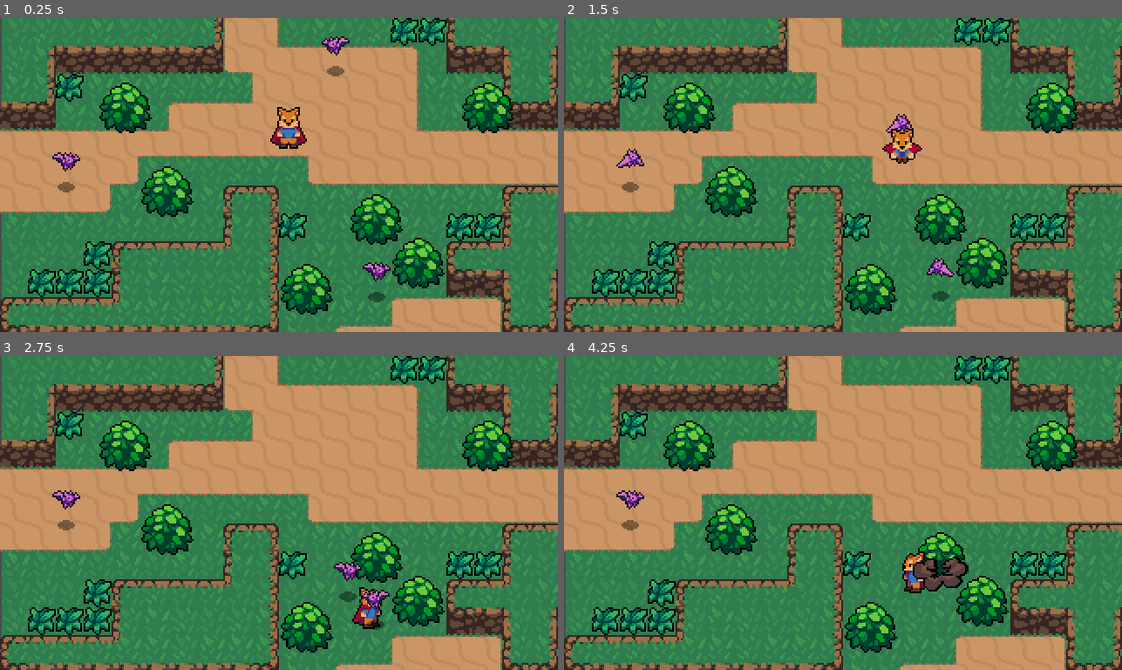
Above: before the commit, frames 1-4 (two rows, left to right).
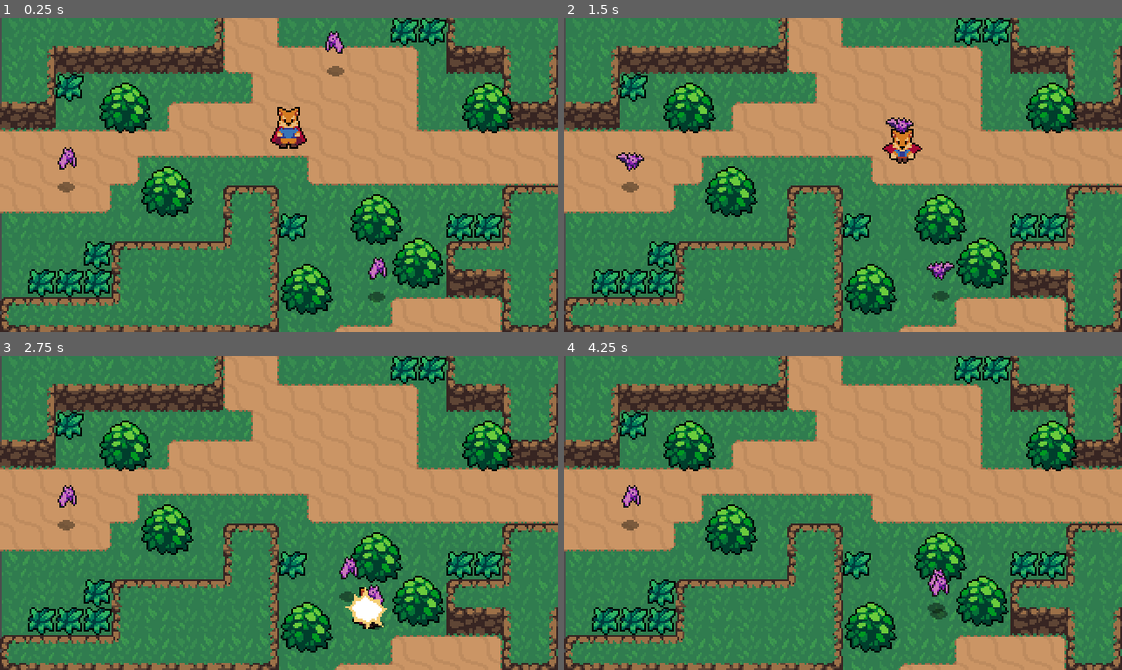
Above: after the commit, the same moments.

Repository: vitorTest/action-RPG-in-Godot
Game: Godot game, scene res://World.tscn
Same seed, same stepped clock (60 frames per second), same inputs: the game is played once before the commit and once after it.
Inputs:
- Up to frame 1 (0.25 s): no input
- Up to frame 2 (1.5 s): hold Right (ui_right) 0.53-1.28 s; tap J (attack) at 0.6 s; hold Down (ui_down) from 1.28 s (still down); tap K (roll) at 1.35 s
- Up to frame 3 (2.75 s): release Down (ui_down) at 2.03 s; hold Right (ui_right) from 2.03 s (still down); tap J (attack) at 2.1 s
- Up to frame 4 (4.25 s): release Right (ui_right) at 2.78 s; hold Up (ui_up) 2.78-3.53 s; tap K (roll) at 2.85 s; hold Left (ui_left) from 3.53 s (still down); tap J (attack) at 3.6 s

The runs differ from the first frame. In frame 1, 0.6% of the frame differs, in the area x 9-70%, y 4-84%; in frame 2, 0.6%; in frame 3, 1.0%; in frame 4, 1.4%, in the area x 9-73%, y 41-84%.

Commit message:
feat: Player Hurtbox hittable by Enemies Hitbox

Diff:
--- a/Enemies/Bat.gd
+++ b/Enemies/Bat.gd
@@ -20,6 +20,7 @@
 onready var sprite = $AnimatedSprite
 onready var stats = $Stats
 onready var playerDetectionZone = $PlayerDetectionZone
+onready var hurtBox = $Hurtbox
 
 func _physics_process(delta):
 	knockback = knockback.move_toward(Vector2.ZERO, FRICTION * delta)
@@ -52,6 +53,8 @@
 func _on_Hurtbox_area_entered(area):
 	stats.health -= area.damage
 	knockback = area.knockback_vector * 120
+	hurtBox.create_hit_effect()
+
 
 func _on_Stats_no_health():
 	queue_free()
--- a/Enemies/Bat.tscn
+++ b/Enemies/Bat.tscn
@@ -6,6 +6,7 @@
 [ext_resource path="res://Enemies/Bat.gd" type="Script" id=4]
 [ext_resource path="res://Stats.tscn" type="PackedScene" id=5]
 [ext_resource path="res://Enemies/PlayerDetectionZone.tscn" type="PackedScene" id=6]
+[ext_resource path="res://Overlap/Hitbox.tscn" type="PackedScene" id=7]
 
 [sub_resource type="AtlasTexture" id=1]
 atlas = ExtResource( 1 )
@@ -45,6 +46,9 @@
 [sub_resource type="CircleShape2D" id=9]
 radius = 81.0062
 
+[sub_resource type="CircleShape2D" id=10]
+radius = 5.0
+
 [node name="Bat" type="KinematicBody2D"]
 collision_layer = 16
 script = ExtResource( 4 )
@@ -52,7 +56,7 @@
 [node name="AnimatedSprite" type="AnimatedSprite" parent="."]
 frames = SubResource( 6 )
 animation = "Fly"
-frame = 1
+frame = 4
 playing = true
 offset = Vector2( 0, -12 )
 
@@ -78,9 +82,18 @@
 [node name="CollisionShape2D" parent="PlayerDetectionZone" index="0"]
 modulate = Color( 1, 1, 1, 0.301961 )
 shape = SubResource( 9 )
+
+[node name="Hitbox" parent="." instance=ExtResource( 7 )]
+collision_mask = 4
+
+[node name="CollisionShape2D" parent="Hitbox" index="0"]
+position = Vector2( 0, -14 )
+shape = SubResource( 10 )
 [connection signal="area_entered" from="Hurtbox" to="." method="_on_Hurtbox_area_entered"]
 [connection signal="no_health" from="Stats" to="." method="_on_Stats_no_health"]
 
 [editable path="Hurtbox"]
 
 [editable path="PlayerDetectionZone"]
+
+[editable path="Hitbox"]
--- a/Overlap/Hurtbox.gd
+++ b/Overlap/Hurtbox.gd
@@ -1,12 +1,36 @@
 extends Area2D
-
-export(bool) var show_hit = true
 
 const HitEffect = preload("res://Effects/HitEffect.tscn")
 
-func _on_Hurtbox_area_entered(area):
-	if show_hit:
-		var effect = HitEffect.instance()
-		var main = get_tree().current_scene
-		main.add_child(effect)
-		effect.global_position = global_position
+var invincible = false setget set_invincible
+
+onready var timer = $Timer
+
+signal invincibility_started
+signal invincibility_ended
+
+func set_invincible(value):
+	invincible = value
+	if invincible == true:
+		emit_signal("invincibility_started")
+	else:
+		emit_signal("invincibility_ended")
+
+func start_invicibility(duration):
+	self.invincible = true
+	timer.start(duration)
+
+func create_hit_effect():
+	var effect = HitEffect.instance()
+	var main = get_tree().current_scene
+	main.add_child(effect)
+	effect.global_position = global_position
+
+func _on_Timer_timeout():
+	self.invincible = false
+
+func _on_Hurtbox_invincibility_started():
+	set_deferred("monitorable", false)
+
+func _on_Hurtbox_invincibility_ended():
+	monitorable = true
--- a/Overlap/Hurtbox.tscn
+++ b/Overlap/Hurtbox.tscn
@@ -8,4 +8,8 @@
 script = ExtResource( 1 )
 
 [node name="CollisionShape2D" type="CollisionShape2D" parent="."]
-[connection signal="area_entered" from="." to="." method="_on_Hurtbox_area_entered"]
+
+[node name="Timer" type="Timer" parent="."]
+[connection signal="invincibility_ended" from="." to="." method="_on_Hurtbox_invincibility_ended"]
+[connection signal="invincibility_started" from="." to="." method="_on_Hurtbox_invincibility_started"]
+[connection signal="timeout" from="Timer" to="." method="_on_Timer_timeout"]
--- a/Player/Player.gd
+++ b/Player/Player.gd
@@ -14,15 +14,17 @@
 var state = MOVE
 var velocity = Vector2.ZERO
 var roll_vector = Vector2.DOWN
+var stats = PlayerStats
 
 onready var animationPlayer = $AnimationPlayer
 onready var animationTree = $AnimationTree
 onready var animationState = animationTree.get("parameters/playback")
 onready var swordHitbox = $HitboxPivot/SwordHitbox
+onready var hurtBox = $Hurtbox
 
 func _ready():
+	stats.connect("no_health", self, "queue_free")
 	animationTree.active = true
-	#swordHitbox = $HitboxPivot/SwordHitbox
 	swordHitbox.knockback_vector = roll_vector
 
 func _physics_process(delta):
@@ -81,3 +83,8 @@
 
 func attack_animation_finished():
 	state = MOVE
+
+func _on_Hurtbox_area_entered(area):
+	stats.health -= 1
+	hurtBox.start_invicibility(0.5)
+	hurtBox.create_hit_effect()
--- a/Player/Player.tscn
+++ b/Player/Player.tscn
@@ -1,9 +1,10 @@
-[gd_scene load_steps=51 format=2]
+[gd_scene load_steps=53 format=2]
 
 [ext_resource path="res://Player/Player.gd" type="Script" id=1]
 [ext_resource path="res://Player/Player.png" type="Texture" id=2]
 [ext_resource path="res://Overlap/Hitbox.tscn" type="PackedScene" id=3]
 [ext_resource path="res://Player/SwordHitbox.gd" type="Script" id=4]
+[ext_resource path="res://Overlap/Hurtbox.tscn" type="PackedScene" id=5]
 
 [sub_resource type="CapsuleShape2D" id=1]
 radius = 4.0
@@ -601,6 +602,10 @@
 
 [sub_resource type="CapsuleShape2D" id=46]
 height = 12.0
+
+[sub_resource type="CapsuleShape2D" id=47]
+radius = 4.50576
+height = 3.52248
 
 [node name="Player" type="KinematicBody2D"]
 collision_layer = 2147483650
@@ -659,4 +664,14 @@
 shape = SubResource( 46 )
 disabled = true
 
+[node name="Hurtbox" parent="." instance=ExtResource( 5 )]
+collision_layer = 4
+
+[node name="CollisionShape2D" parent="Hurtbox" index="0"]
+position = Vector2( -0.578117, -4.15193 )
+shape = SubResource( 47 )
+[connection signal="area_entered" from="Hurtbox" to="." method="_on_Hurtbox_area_entered"]
+
 [editable path="HitboxPivot/SwordHitbox"]
+
+[editable path="Hurtbox"]
--- /dev/null
+++ b/Player/PlayerStats.tscn
@@ -0,0 +1,6 @@
+[gd_scene load_steps=2 format=2]
+
+[ext_resource path="res://Stats.tscn" type="PackedScene" id=1]
+
+[node name="PlayerStats" instance=ExtResource( 1 )]
+max_health = 4
--- a/project.godot
+++ b/project.godot
@@ -18,6 +18,10 @@
 config/name="Action RPG Resources"
 run/main_scene="res://World.tscn"
 config/icon="res://icon.png"
+
+[autoload]
+
+PlayerStats="*res://Player/PlayerStats.tscn"
 
 [display]
 
Not shown: 1 places in Enemies/Bat.tscn that only renumber resources
